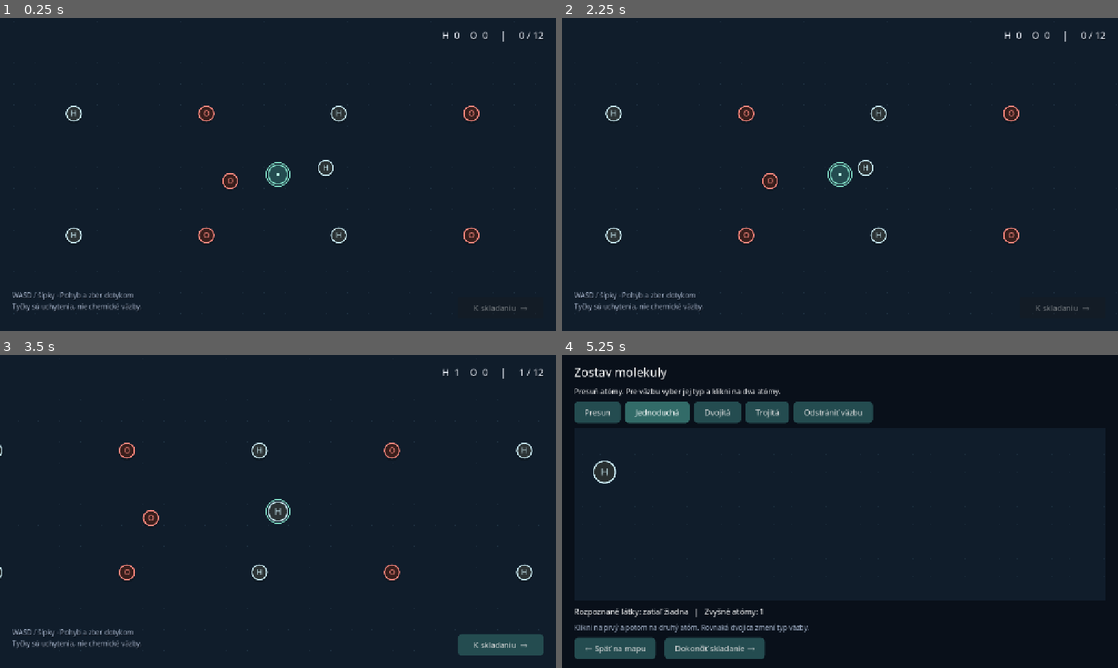
Above: before the commit, frames 1-4 (two rows, left to right).
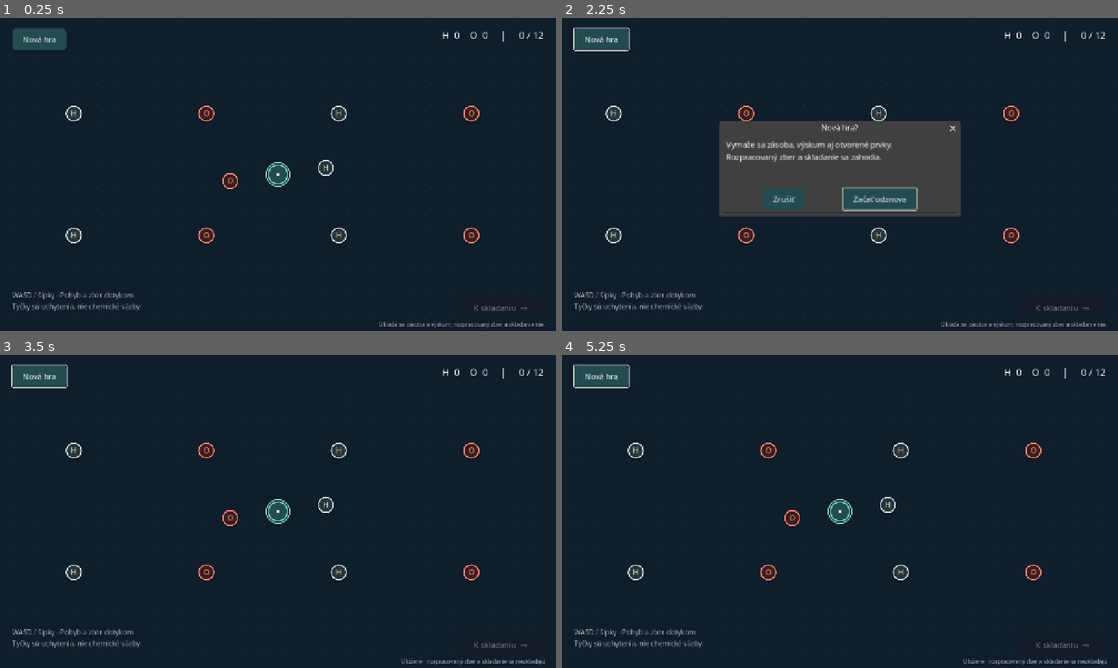
Above: after the commit, the same moments.

Repository: UCM-MS/T2-Alchemio
Game: Godot game, scene res://scenes/main.tscn
Same seed, same stepped clock (60 frames per second), same inputs: the game is played once before the commit and once after it.
Inputs (mouse positions are in pixels of both pictures, inside the frame that each line leads up to):
- Up to frame 1 (0.25 s): no input
- Up to frame 2 (2.25 s): click (600, 39) at 0.5 s, where only the run after the commit has a clickable "Nová hra"; click (784, 199) at 1.25 s, where only the run after the commit has a clickable "Zrušiť"; tap Enter at 2 s; move the mouse to (962, 158) at 2.02 s; hold D (move_right) from 2.03 s (still down); hold Delete (delete_bond) from 2.03 s (still down); click (962, 158) at 2.17 s
- Up to frame 3 (3.5 s): release D (move_right) at 2.75 s; release Delete (delete_bond) at 2.75 s; click (316, 536) at 2.75 s, where only the run after the commit has a clickable "Začať odznova"
- Up to frame 4 (5.25 s): click (1062, 646) at 3.5 s, where only the run before the commit has a clickable "K skladaniu →"; click (595, 411) at 4.25 s, where only the run before the commit has a clickable "Presun"; click (656, 411) at 5 s, where only the run before the commit has a clickable "Jednoduchá"

The runs differ from the first frame. In frame 1, 0.9% of the frame differs, in the area x 2-98%, y 3-99%; in frame 2, 14%, in the area x 2-98%, y 2-99%; in frame 3, 4.6%; in frame 4, 9.8%.

Commit message:
Implement A7 progress saving and recovery

Diff:
--- a/scripts/laboratory.gd
+++ b/scripts/laboratory.gd
@@ -1,5 +1,7 @@
 extends MarginContainer
 signal new_collection_requested
+signal progress_changed
+signal new_game_requested
 const Catalog = preload("res://scripts/catalog.gd")
 const ReagentCard = preload("res://scripts/reagent_card.gd")
 const FlaskTarget = preload("res://scripts/flask_drop_target.gd")
@@ -45,6 +47,10 @@
 	collection_button.text = "Kolekcia"
 	collection_button.pressed.connect(func(): discovery.show_collection())
 	header.add_child(collection_button)
+	var new_game := Button.new()
+	new_game.text = "Nová hra"
+	new_game.pressed.connect(func(): new_game_requested.emit())
+	header.add_child(new_game)
 	discovery = DiscoveryPanel.new()
 	add_child(discovery)
 	var help := Button.new()
@@ -53,7 +59,7 @@
 	var dialog := AcceptDialog.new()
 	dialog.title = "Ako používať laboratórium"
 	dialog.ok_button_text = "Rozumiem"
-	dialog.dialog_text = "ZÁSOBA A VÝSKUM\nPotiahni kartu na ba …(914 unchanged characters)…  nie farebná kvapalina. Zásoba a výskum platia do zatvorenia hry."
+	dialog.dialog_text = "ZÁSOBA A VÝSKUM\nPotiahni kartu na ba …(914 unchanged characters)…  nie farebná kvapalina. Zásoba a výskum sa ukladajú automaticky; obsah banky sa po načítaní vráti do zásoby.\nRozpracovaný zber a skladanie sa neukladajú. Nová hra vymaže pokrok až po potvrdení."
 	add_child(dialog)
 	help.pressed.connect(func(): dialog.popup_centered(Vector2i(760, 420)))
 	summary = _label(page, "", 16)
@@ -205,12 +211,14 @@
 func _add(id: String) -> void:
 	if inventory.add_to_sample(id):
 		_reset_experiment()
+		progress_changed.emit()
 	refresh()
 
 func _return_sample() -> void:
 	inventory.return_sample()
 	_reset_experiment()
 	refresh()
+	progress_changed.emit()
 
 func _reset_experiment() -> void:
 	experiment.reset()
@@ -224,6 +232,7 @@
 	if not experiment.react(inventory.sample):
 		return
 	refresh()
+	progress_changed.emit()
 
 func _process_notice(id: String) -> void:
 	match id:
@@ -268,6 +277,8 @@
 	var had_carbon: bool = "C" in research.available_elements
 	var first: bool = research.investigate(inventory.sample)
 	refresh()
+	if first:
+		progress_changed.emit()
 	discovery.show_research(id, first, not had_carbon and "C" in research.available_elements)
 
 func refresh() -> void:
--- a/scripts/main.gd
+++ b/scripts/main.gd
@@ -3,6 +3,11 @@
 const Inventory = preload("res://scripts/inventory.gd")
 const Research = preload("res://scripts/research.gd")
 const LabScene = preload("res://scenes/laboratory.tscn")
+const SaveService = preload("res://scripts/save_service.gd")
+var save_service = SaveService.new()
+var persistence_enabled := true
+var save_label: Label
+var reset_confirmation: ConfirmationDialog
 var inventory = Inventory.new()
 var research = Research.new()
 var laboratory: Control
@@ -21,6 +26,12 @@
 
 func _ready() -> void:
 	TranslationServer.set_locale("sk")
+	var loaded: Dictionary = save_service.load_progress() if persistence_enabled else {"status": "missing"}
+	if loaded.has("data"):
+		inventory.stock = loaded.data.inventory
+		research.researched = loaded.data.researched
+		if loaded.data.carbon:
+			research.available_elements.append("C")
 	var hud := CanvasLayer.new()
 	hud.layer = 10
 	add_child(hud)
@@ -73,6 +84,8 @@
 	screen.add_child(laboratory)
 	laboratory.setup(inventory, research)
 	laboratory.new_collection_requested.connect(_new_collection)
+	laboratory.progress_changed.connect(_save_progress)
+	laboratory.new_game_requested.connect(_request_new_game)
 	laboratory.hide()
 	collection_map = MapScene.instantiate()
 	collection_map.available_elements = research.available_elements.duplicate()
@@ -80,6 +93,69 @@
 	collection_map.collection_finished.connect(_show_handoff)
 	finish_button.pressed.connect(collection_map.finish_collection)
 	add_child(collection_map)
+	_build_save_controls()
+	if loaded.has("data"):
+		# A loaded checkpoint resumes in a clean laboratory, not a spent graph.
+		preview_page.board.graph.finalized = true
+		collection_map.active = false
+		map_page.hide()
+		preview_background.show()
+		laboratory.show()
+		laboratory.refresh()
+		save_label.text = "Obnovené zo zálohy" if loaded.status == "recovered" else "Pokrok načítaný"
+	elif loaded.status == "invalid":
+		save_label.text = "Uloženie nemožno načítať. Súbor ostáva zachovaný; reset cez Nová hra."
+	else:
+		save_label.text = "Ukladá sa zásoba a výskum; rozpracovaný zber a skladanie nie."
+
+func _build_save_controls() -> void:
+	save_label = add_label(screen, "", 13, Color("a5b4cb"))
+	save_label.set_anchors_and_offsets_preset(Control.PRESET_BOTTOM_RIGHT)
+	save_label.offset_left = -700
+	save_label.offset_right = -25
+	save_label.offset_top = -24
+	save_label.offset_bottom = -4
+	save_label.horizontal_alignment = HORIZONTAL_ALIGNMENT_RIGHT
+	var reset_button := Button.new()
+	reset_button.text = "Nová hra"
+	map_page.add_child(reset_button)
+	reset_button.position = Vector2(28, 24)
+	reset_button.pressed.connect(_request_new_game)
+	reset_confirmation = ConfirmationDialog.new()
+	reset_confirmation.title = "Nová hra?"
+	reset_confirmation.dialog_text = "Vymaže sa zásoba, výskum aj otvorené prvky.\nRozpracovaný zber a skladanie sa zahodia."
+	reset_confirmation.ok_button_text = "Začať odznova"
+	reset_confirmation.cancel_button_text = "Zrušiť"
+	reset_confirmation.confirmed.connect(_reset_game)
+	screen.add_child(reset_confirmation)
+
+func _request_new_game() -> void:
+	reset_confirmation.popup_centered(Vector2i(540, 180))
+
+func _save_progress() -> void:
+	if not persistence_enabled:
+		return
+	var success: bool = save_service.save_progress(inventory, research)
+	save_label.text = "Uložené · rozpracovaný zber a skladanie sa neukladajú" if success else "Uloženie zlyhalo · pokrok zatiaľ iba v tejto hre"
+	if OS.has_feature("web") and not OS.is_userfs_persistent():
+		save_label.text = "Prehliadač nepovolil trvalé uloženie · pokrok iba v tejto hre"
+
+func _reset_game() -> void:
+	var fresh_inventory = Inventory.new()
+	var fresh_research = Research.new()
+	if persistence_enabled and not save_service.reset_progress(fresh_inventory, fresh_research):
+		save_label.text = "Reset sa nepodarilo uložiť. Aktuálna hra ostáva zachovaná."
+		return
+	inventory = fresh_inventory
+	research = fresh_research
+	laboratory.discovery.hide()
+	laboratory.discovery.pending.clear()
+	laboratory.setup(inventory, research)
+	preview_page.confirmation.hide()
+	preview_page.board.graph.finalized = true
+	last_assembly_result.clear()
+	assembly_atoms.clear()
+	_new_collection()
 
 func _build_preview(target: Control) -> void:
 	if preview_background == null:
@@ -116,6 +192,7 @@
 	preview_page.hide()
 	laboratory.show()
 	laboratory.refresh()
+	_save_progress()
 
 func _new_collection() -> void:
 	if not preview_page.board.graph.finalized:
@@ -139,6 +216,7 @@
 		finish_button.pressed.disconnect(connection.callable)
 	finish_button.pressed.connect(collection_map.finish_collection)
 	add_child(collection_map)
+	_save_progress()
 
 func _update_cargo(atoms: Array[Dictionary], capacity: int) -> void:
 	var counts := {"H": 0, "O": 0, "C": 0}
--- /dev/null
+++ b/scripts/save_service.gd
@@ -0,0 +1,109 @@
+extends RefCounted
+const Catalog = preload("res://scripts/catalog.gd")
+const VERSION := 1
+const MAX_PORTIONS := 1000000000
+var path := "user://progress.json"
+var write_blocked := false
+
+func snapshot(inventory: RefCounted, research: RefCounted) -> Dictionary:
+	var totals: Dictionary = inventory.stock.duplicate(true)
+	for id in inventory.sample:
+		totals[id] = totals.get(id, 0) + inventory.sample[id]
+	return {"version": VERSION, "inventory": totals, "researched": research.researched.keys()}
+
+func validate(value: Variant) -> Dictionary:
+	if not value is Dictionary:
+		return {}
+	var version: Variant = value.get("version")
+	if not (version is int or version is float) or version != VERSION or not value.get("inventory") is Dictionary or not value.get("researched") is Array:
+		return {}
+	var known: Dictionary = {}
+	for substance in Catalog.load_data().substances:
+		known[substance.id] = substance
+	var totals: Dictionary = {}
+	for id in known:
+		totals[id] = 0
+	for id in value.inventory:
+		var count: Variant = value.inventory[id]
+		if not known.has(id) or not (count is int or count is float):
+			return {}
+		if not is_finite(float(count)) or count < 0 or count > MAX_PORTIONS or float(count) != floorf(float(count)):
+			return {}
+		totals[id] = int(count)
+	var researched: Dictionary = {}
+	for id in value.researched:
+		if not id is String or not known.has(id):
+			return {}
+		researched[id] = true
+	var carbon := researched.size() >= int(Catalog.load_data().progression.unique_research_to_unlock_carbon)
+	for id in known:
+		if not carbon and "C" in known[id].atoms and (totals[id] > 0 or researched.has(id)):
+			return {}
+	return {"inventory": totals, "researched": researched, "carbon": carbon}
+
+func _read(file_path: String) -> Variant:
+	var file := FileAccess.open(file_path, FileAccess.READ)
+	if file == null or file.get_length() > 1048576:
+		return null
+	var parser := JSON.new()
+	if parser.parse(file.get_as_text()) != OK:
+		return null
+	return parser.data
+
+func load_progress() -> Dictionary:
+	if not FileAccess.file_exists(path):
+		if not FileAccess.file_exists(path + ".bak"):
+			return {"status": "missing"}
+	else:
+		var raw: Variant = _read(path)
+		var data := validate(raw)
+		if not data.is_empty():
+			return {"status": "loaded", "data": data}
+		# Never downgrade or overwrite a save created by a future game version.
+		if raw is Dictionary and (raw.get("version") is int or raw.get("version") is float) and raw.version > VERSION:
+			write_blocked = true
+			return {"status": "invalid"}
+	var backup := validate(_read(path + ".bak"))
+	if not backup.is_empty():
+		# Preserve the valid backup while replacing a damaged primary on next write.
+		return {"status": "recovered", "data": backup}
+	write_blocked = true
+	return {"status": "invalid"}
+
+func save_progress(inventory: RefCounted, research: RefCounted, rotate_backup := true) -> bool:
+	if write_blocked:
+		return false
+	var data := snapshot(inventory, research)
+	if validate(data).is_empty():
+		return false
+	var temporary := path + ".tmp"
+	var file := FileAccess.open(temporary, FileAccess.WRITE)
+	if file == null:
+		return false
+	file.store_string(JSON.stringify(data, "\t"))
+	file.flush()
+	var error := file.get_error()
+	file.close()
+	if error != OK:
+		return false
+	if rotate_backup and FileAccess.file_exists(path) and not validate(_read(path)).is_empty():
+		if DirAccess.copy_absolute(path, path + ".bak") != OK:
+			return false
+	return DirAccess.rename_absolute(temporary, path) == OK
+
+func reset_progress(inventory: RefCounted, research: RefCounted) -> bool:
+	# Save a valid empty checkpoint before changing the live game.
+	var old_blocked := write_blocked
+	write_blocked = false
+	var backup := FileAccess.open(path + ".bak", FileAccess.WRITE)
+	if backup == null:
+		write_blocked = old_blocked
+		return false
+	backup.store_string(JSON.stringify(snapshot(inventory, research)))
+	backup.flush()
+	var error := backup.get_error()
+	backup.close()
+	if error != OK or not save_progress(inventory, research, false):
+		write_blocked = old_blocked
+		return false
+	return true
--- a/tests/assembly_test.gd
+++ b/tests/assembly_test.gd
@@ -49,6 +49,7 @@
 	multiple.set_bond(12, 13, 1)
 	check(multiple.preview().products == {"hydrogen": 2}, "Two separate molecules yield two portions")
 	var main = load("res://scenes/main.tscn").instantiate()
+	main.persistence_enabled = false
 	root.add_child(main)
 	await process_frame
 	await process_frame
--- a/tests/collection_test.gd
+++ b/tests/collection_test.gd
@@ -7,6 +7,7 @@
 
 func run_checks() -> void:
 	var main = load("res://scenes/main.tscn").instantiate()
+	main.persistence_enabled = false
 	root.add_child(main)
 	await process_frame
 	await process_frame
--- a/tests/experiment_test.gd
+++ b/tests/experiment_test.gd
@@ -35,6 +35,7 @@
 	var once: Dictionary = mixture.duplicate(true)
 	check(not demo.react(mixture) and mixture == once, "Product-containing mixture cannot rerun recipe")
 	var main = load("res://scenes/main.tscn").instantiate()
+	main.persistence_enabled = false
 	root.add_child(main)
 	await process_frame
 	await process_frame
--- a/tests/inventory_test.gd
+++ b/tests/inventory_test.gd
@@ -6,6 +6,7 @@
 
 func run_checks() -> void:
 	var main = load("res://scenes/main.tscn").instantiate()
+	main.persistence_enabled = false
 	root.add_child(main)
 	await process_frame
 	await process_frame
--- a/tests/progression_test.gd
+++ b/tests/progression_test.gd
@@ -43,6 +43,7 @@
 	alternative.investigate({"water": 1})
 	check("C" in alternative.available_elements, "Alternative pair also unlocks element")
 	var main = load("res://scenes/main.tscn").instantiate()
+	main.persistence_enabled = false
 	root.add_child(main)
 	await process_frame
 	await process_frame
--- a/tests/research_test.gd
+++ b/tests/research_test.gd
@@ -7,6 +7,7 @@
 
 func run_checks() -> void:
 	var main = load("res://scenes/main.tscn").instantiate()
+	main.persistence_enabled = false
 	root.add_child(main)
 	await process_frame
 	await process_frame
--- /dev/null
+++ b/tests/save_test.gd
@@ -0,0 +1,133 @@
+extends SceneTree
+const Save = preload("res://scripts/save_service.gd")
+const Inventory = preload("res://scripts/inventory.gd")
+const Research = preload("res://scripts/research.gd")
+const PATH := "res://artifacts/a7-test-save.json"
+var failures: Array[String] = []
+
+func _initialize() -> void:
+	call_deferred("run_checks")
+
+func new_main():
+	var main = load("res://scenes/main.tscn").instantiate()
+	main.save_service.path = PATH
+	root.add_child(main)
+	main.collection_map.set_physics_process(false)
+	main.laboratory.set_process(false)
+	return main
+
+func run_checks() -> void:
+	var service = Save.new()
+	service.path = PATH
+	var args := OS.get_cmdline_user_args()
+	if "--read" in args:
+		var restored = new_main()
+		check(restored.inventory.stock.water == 2 and restored.inventory.sample.is_empty(), "Separate process restores combined water")
+		check(restored.research.researched.size() == 2 and "C" in restored.research.available_elements, "Separate process restores research and C")
+		check(restored.laboratory.visible and restored.laboratory.discovery.pending.is_empty(), "Restart opens lab without replaying rewards")
+		restored.queue_free()
+		await process_frame
+		finish()
+		return
+	for suffix in ["", ".bak", ".tmp"]:
+		DirAccess.remove_absolute(PATH + suffix)
+	var main = new_main()
+	check(main.map_page.visible and not FileAccess.file_exists(PATH), "Fresh game starts on map")
+	for id in 6:
+		main.collection_map.collect_atom(id)
+	main.finish_button.pressed.emit()
+	main.preview_page.board.connect_atoms(0,1,1)
+	main.preview_page.board.connect_atoms(2,1,1)
+	main.preview_page.board.connect_atoms(3,5,2)
+	main.preview_page.finalize_assembly()
+	check(service.load_progress().data.inventory.water == 1, "Assembly auto-saves")
+	main.laboratory.rows.water.button.pressed.emit()
+	main.laboratory.research_button.pressed.emit()
+	main.laboratory.discovery.hide()
+	check(service.load_progress().data.inventory.water == 1 and main.inventory.stock.water == 0, "Flask is saved once without mutating live stock")
+	main.laboratory.return_button.pressed.emit()
+	main.laboratory.rows.oxygen.button.pressed.emit()
+	main.laboratory.research_button.pressed.emit()
+	main.laboratory.discovery.hide()
+	main.queue_free()
+	await process_frame
+	main = new_main()
+	check(main.inventory.stock.water == 1 and main.inventory.stock.oxygen == 1 and main.inventory.sample.is_empty(), "Reload returns sample without doubling")
+	check(main.research.researched.size() == 2 and "C" in main.research.available_elements, "C derives from unique discoveries")
+	check(main.laboratory.experiment.mode == "off" and main.laboratory.experiment.temperature == 20, "Reload resets thermal state")
+	await screenshot("a7-restored")
+	main.laboratory.rows.water.button.pressed.emit()
+	main.laboratory.research_button.pressed.emit()
+	check(main.research.researched.size() == 2 and main.laboratory.discovery.pending.is_empty(), "Reload cannot award repeated discovery")
+	main.laboratory.discovery.hide()
+	main.laboratory.return_button.pressed.emit()
+	main.inventory.credit({"methane":1,"oxygen":1})
+	main.laboratory.refresh()
+	main.laboratory.rows.methane.button.pressed.emit()
+	main.laboratory.rows.oxygen.button.pressed.emit()
+	main.laboratory.rows.oxygen.button.pressed.emit()
+	main.laboratory.reaction_button.pressed.emit()
+	var saved: Dictionary = service.load_progress().data.inventory
+	check(saved.water == 3 and saved.carbon_dioxide == 1 and saved.methane == 0 and saved.oxygen == 0, "Reaction saves products and consumed reactants")
+	main.laboratory.new_collection_requested.emit()
+	for id in [0,1]:
+		main.collection_map.collect_atom(id)
+	main.finish_button.pressed.emit()
+	main.preview_page.board.connect_atoms(0,1,1)
+	main.queue_free()
+	await process_frame
+	main = new_main()
+	check(main.assembly_atoms.is_empty() and main.preview_page.board.graph.atoms.is_empty() and main.inventory.stock.water == 3, "Unfinished graph is excluded while stock survives")
+	main._request_new_game()
+	check(main.reset_confirmation.visible, "Reset requires confirmation")
+	await screenshot("a7-reset-confirmation")
+	main.reset_confirmation.get_cancel_button().pressed.emit()
+	check(main.inventory.stock.water == 3, "Cancel preserves progress")
+	main._request_new_game()
+	main.reset_confirmation.get_ok_button().pressed.emit()
+	check(main.map_page.visible and main.research.researched.is_empty() and main.inventory.stock.water == 0, "Confirmed reset clears game and restarts map")
+	check(service.load_progress().data.researched.is_empty(), "Reset persists empty checkpoint")
+	main.queue_free()
+	await process_frame
+	# Validation and recovery use only this isolated test file.
+	for invalid in [{}, {"version":"future","inventory":{},"researched":[]}, {"version":1,"inventory":{"water":-1},"researched":[]}, {"version":1,"inventory":{"water":1.5},"researched":[]}, {"version":1,"inventory":{"unknown":1},"researched":[]}]:
+		check(service.validate(invalid).is_empty(), "Reject malformed save")
+	write_raw("{")
+	check(service.load_progress().status == "recovered", "Damaged primary recovers backup")
+	write_raw('{"version":999,"inventory":{},"researched":[]}')
+	check(service.load_progress().status == "invalid", "Future save is not downgraded")
+	check(not service.save_progress(Inventory.new(),Research.new()), "Invalid save remains protected")
+	check(service.reset_progress(Inventory.new(),Research.new()), "Explicit reset unblocks invalid save")
+	# Leave a known checkpoint for the second OS-process read test.
+	var inventory = Inventory.new()
+	var research = Research.new()
+	inventory.credit({"water":2})
+	inventory.add_to_sample("water")
+	research.investigate({"water":1})
+	research.investigate({"oxygen":1})
+	check(service.save_progress(inventory,research), "Write cross-process fixture")
+	finish()
+
+func write_raw(text: String) -> void:
+	var file := FileAccess.open(PATH,FileAccess.WRITE)
+	file.store_string(text)
+	file.close()
+
+func finish() -> void:
+	for failure in failures:
+		push_error(failure)
+	if failures.is_empty():
+		print("A7 PASS: persistence, sample accounting, reaction products, unique research, clean reload, reset, validation and recovery")
+	quit(0 if failures.is_empty() else 1)
+
+func check(condition: bool, message: String) -> void:
+	if not condition:
+		failures.append(message)
+
+func screenshot(filename: String) -> void:
+	if DisplayServer.get_name() == "headless":
+		return
+	await process_frame
+	await process_frame
+	await RenderingServer.frame_post_draw
+	root.get_texture().get_image().save_png("res://artifacts/%s.png" % filename)
Not shown, added: scripts/assembly_board.gd.uid
Not shown, added: scripts/assembly_graph.gd.uid
Not shown, added: scripts/assembly_panel.gd.uid
Not shown, added: scripts/atom.gd.uid
Not shown, added: scripts/collection_map.gd.uid
Not shown, added: scripts/collector.gd.uid
Not shown, added: scripts/discovery_panel.gd.uid
Not shown, added: scripts/flask_drop_target.gd.uid
Not shown, added: scripts/inventory.gd.uid
Not shown, added: scripts/lab_experiment.gd.uid
Not shown, added: scripts/laboratory.gd.uid
Not shown, added: scripts/reagent_card.gd.uid
(and 9 more such lines)
